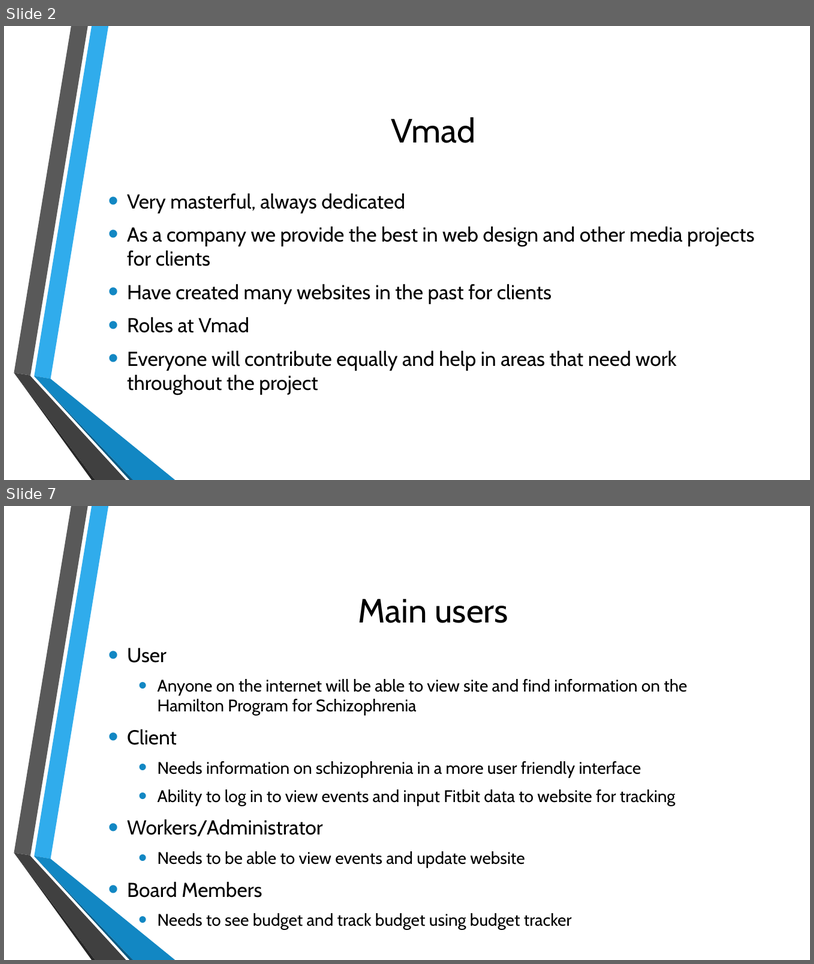
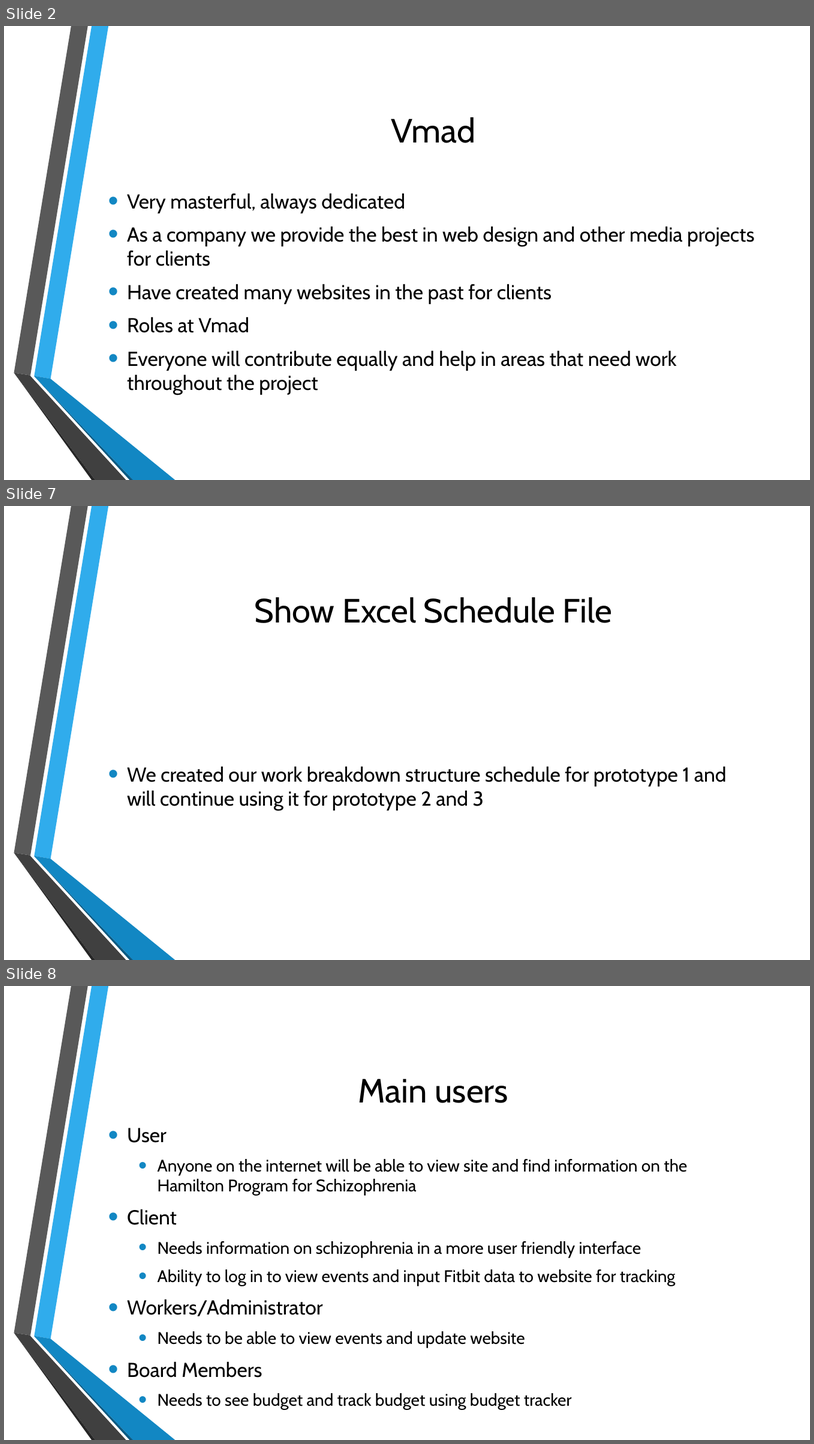
Before and after one commit to amirbukhari/HPS, a slide deck: Main Metaphor.pptx. Shown one above the other, each under a label of ours: slides 2 and 7 before the commit, slides 2, 7 and 8 after it; the slides between them are not shown. The pictures are 814x964 and 814x1444 pixels, drawn with LibreOffice and Linux fonts; fonts in the diff are those of the drawing; background and template pictures are left out. Boxes give left, top, right and bottom in pixels: in the first picture for what was removed or moved away, otherwise in the second. Text is boxed around its words. In the diff, an @@ line names an element or a change of style, - is before the commit and + after.

```diff
--- a/Main Metaphor.pptx
+++ b/Main Metaphor.pptx
@@ slide 7 added at bbox=[4, 506, 810, 960], background picture (left out); not listed: 6 template elements that a slide beside it also shows @@
@@ title added at bbox=[255, 597, 612, 623], 40 pt, text #000000 @@
+Show Excel Schedule File
@@ text added at bbox=[127, 766, 727, 810], 24 pt, text #000000 @@
+• We created our work breakdown structure schedule for prototype 1 and will continue using it for prototype 2 and 3
@@ what was slide 7 is now slide 8 @@
```
Also in this commit, not shown: 5 slides changed, 1 other file.
